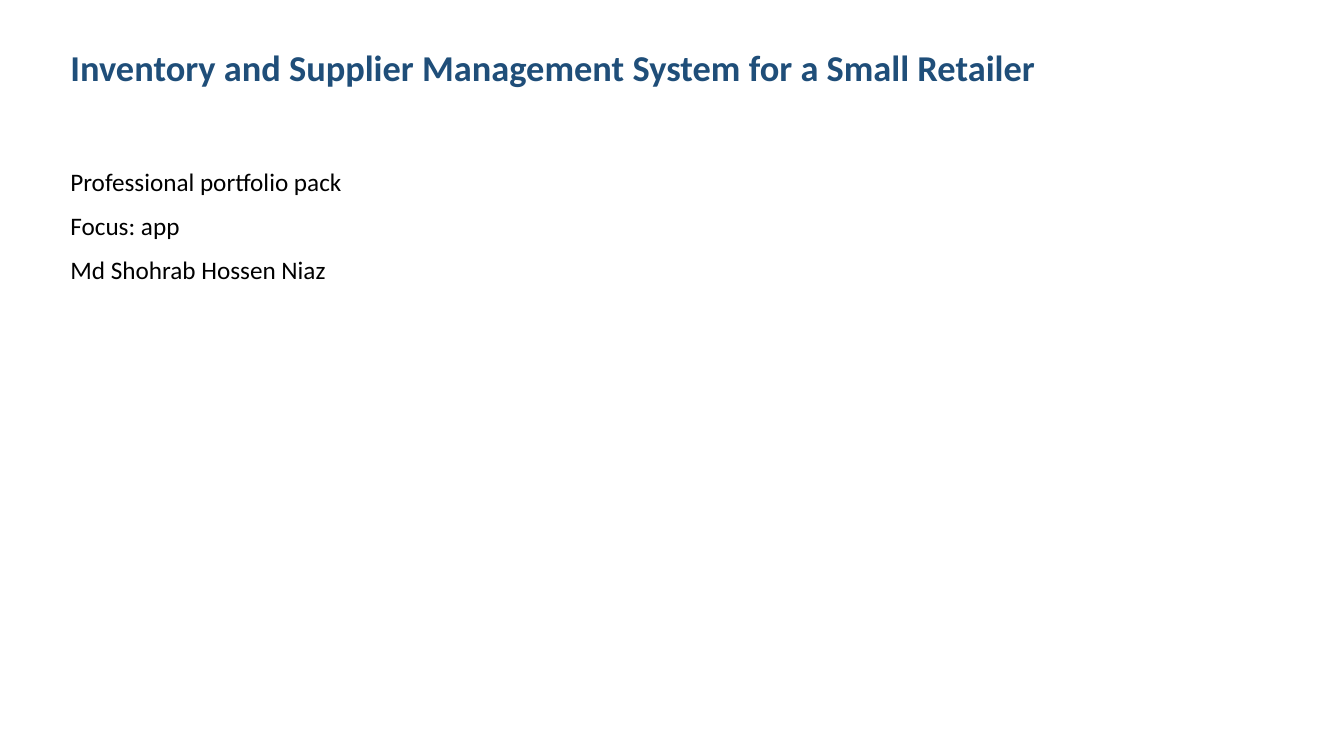
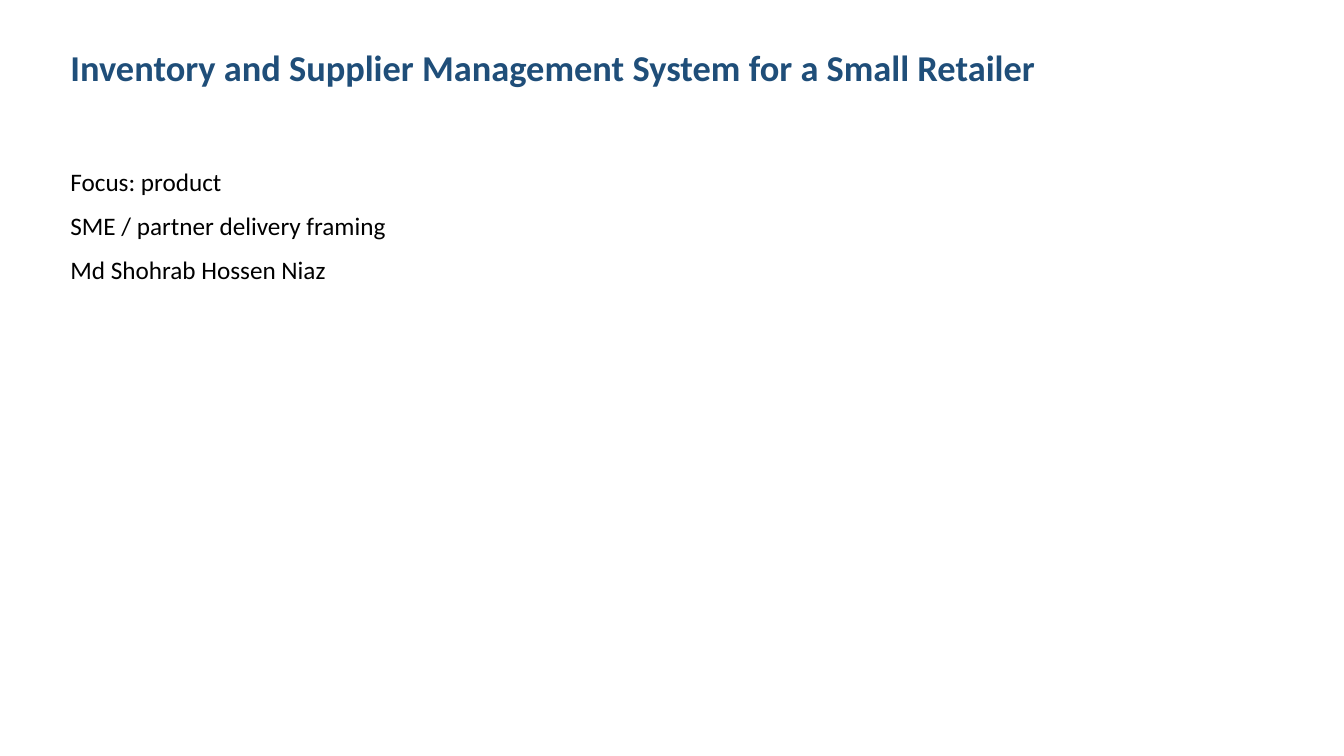
Before and after one commit to shohrabniaz/retail-inventory-supplier-system, a slide deck: slide 1 of Final_Submission/02_Presentation.pptx. Drawn at 1344x756 pixels with LibreOffice and Linux fonts; fonts in the diff are those of the drawing. Boxes give left, top, right and bottom in pixels: in the first picture for what was removed or moved away, otherwise in the second. Text is boxed around its words. In the diff, an @@ line names an element or a change of style, - is before the commit and + after.

Commit message:
Polish portfolio pack for professional showcase readiness.

```diff
--- a/Final_Submission/02_Presentation.pptx
+++ b/Final_Submission/02_Presentation.pptx
@@ text at [70, 173, 385, 240]: text changed @@
-Professional portfolio pack
-Focus: app
+Focus: product
+SME / partner delivery framing
```
Also in this commit, not shown: 2 other slides changed, 1 slide added, 1 slide removed, 12 other files.
